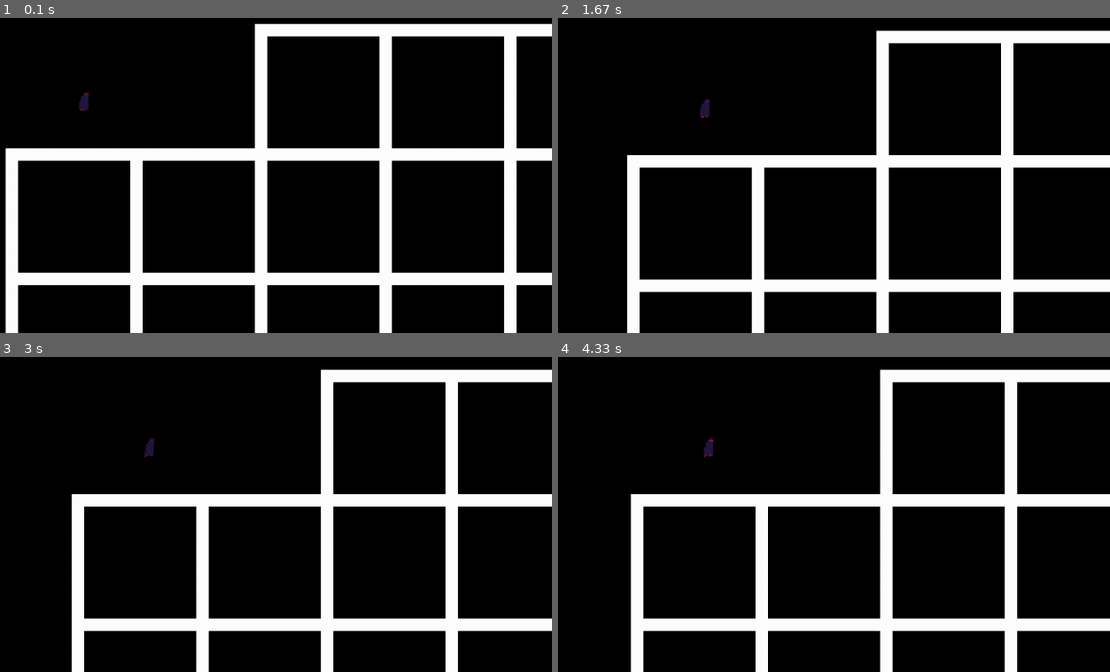
Above: before the commit, frames 1-4 (two rows, left to right).
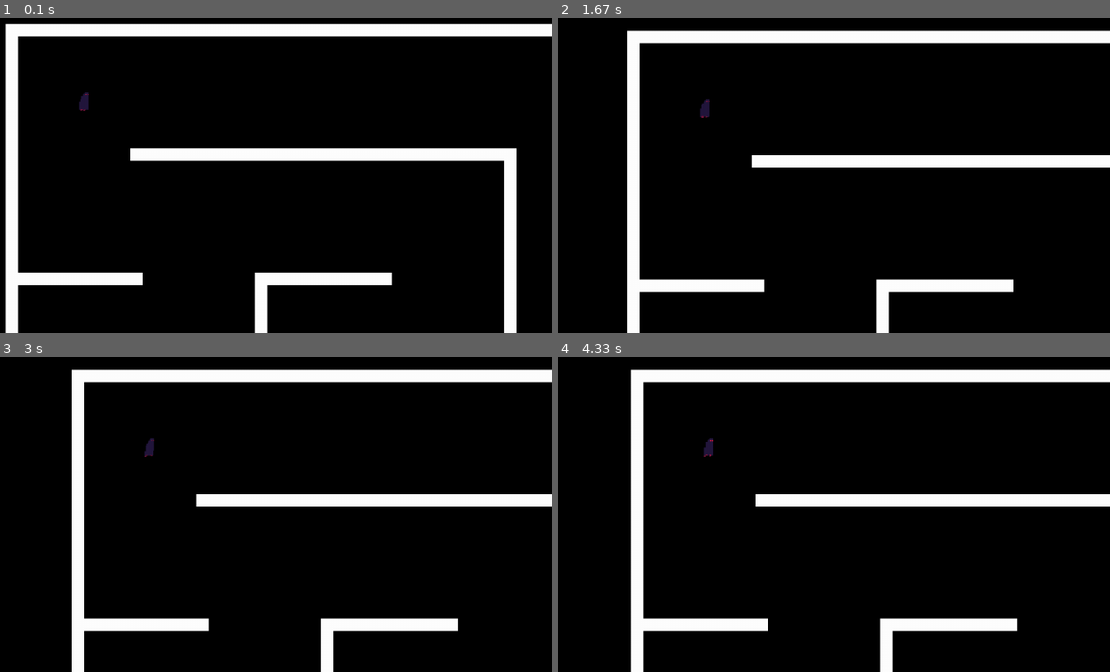
Above: after the commit, the same moments.

Repository: femboyv/laby
Game: pygame game, started from main.py
The game is run twice, just before and just after one commit, with the same random seed, the same clock (stepped at 60 frames per second) and the same inputs.
Inputs:
- Up to frame 1 (0.1 s): no input
- Up to frame 2 (1.67 s): tap Enter at 0.33 s
- Up to frame 3 (3 s): no input
- Up to frame 4 (4.33 s): no input

The runs differ from the first frame. In frame 1, 12% of the frame differs, in the area x 0-100%, y 1-100%; in frame 2, 10%; in frame 3, 10%; in frame 4, 10%.

Commit message:
modified:   main.py

Diff:
--- a/level_editor.py
+++ b/level_editor.py
@@ -91,3 +91,17 @@
 
 
 convert_script_to_world(script)
+
+
+def delete_multiple_elements_from_list(list: list, indexs: list) -> list:
+    for i, index in enumerate(indexs):
+        list.pop(index - i)
+    return list
+
+
+a_list = list(range(40))
+print(a_list)
+
+index_to_remove = [12, 20]
+
+print(delete_multiple_elements_from_list(a_list, index_to_remove))
--- a/main.py
+++ b/main.py
@@ -158,13 +158,15 @@
 
 
 class tile_class:
-    def __init__(self, coordinate: tuple, letter: str):
+    def __init__(self, coordinate: tuple, letter: str = "g", generated: bool = False):
         self.loaded = False
         self.coordinate = coordinate
+
         self.letter = letter
+
         self.murs = None
-        self.walls = None
-        self.generated = False
+        self.walls = self.get_walls_by_letter()
+        self.generated = generated
 
     def __str__(self):
         return f"{self.coordinate},{self.letter}"
@@ -173,13 +175,7 @@
         # repr and str are the same because repr is used in iterables (list) and str when it's only called once
         return str(self)
 
-    def loads(self):
-        if not self.loaded:
-            self.get_walls()
-            self.get_murs()
-            self.loaded = True
-
-    def get_walls(self) -> tuple:
+    def get_walls_by_letter(self) -> tuple:
         self.walls: tuple
         try:
             self.walls = letter_to_walls[self.letter]
@@ -192,7 +188,7 @@
 
         murs = []
         if self.walls == None:
-            self.get_walls()
+            self.get_walls_by_letter()
         for orientation in self.walls:
 
             match orientation:  # 0 is up and it's going counterclockwise (i think(i'm  actually pretty sure))
@@ -249,9 +245,7 @@
 
     def choose_random_valid_tile(self):
         not_generated_neighbour_tiles = self.get_not_generated_neighbour_tiles()
-        not_generated_neighbour_tiles_length = (
-            self.get_not_generated_neighbour_tiles().__len__()
-        )
+        not_generated_neighbour_tiles_length = not_generated_neighbour_tiles.__len__()
 
         if not_generated_neighbour_tiles_length == 0:
             return None
@@ -267,6 +261,7 @@
     def buldozer_to_tile(self, other_tile):
         tile = other_tile  # other_tile can't be recognized as tile_class
         tile: tile_class
+
         if tile in self.get_neighbour_tiles():
             self.destroy_wall(self.get_direction_to_tile(tile))
             tile.destroy_wall(get_opposite_wall(self.get_direction_to_tile(tile)))
@@ -278,7 +273,7 @@
         if self.walls is not None:
             list_self_walls = list(self.walls)
 
-            if wall in self.get_walls():
+            if wall in self.get_walls_by_letter():
                 list_self_walls.remove(wall)
 
             self.walls = tuple(list_self_walls)
@@ -314,6 +309,10 @@
             self.letter = "f"
         else:
             self.letter = walls_to_letter[self.walls]
+
+
+def get_emtpy_tile_class(coordinate):
+    return tile_class(coordinate, "f", True)
 
 
 # screen shit
@@ -589,9 +588,40 @@
 def souris_buldozering():
 
     tile_of_souris = get_tile_by_coordinate((0, 0))
-
-    tile_of_souris.buldozer_to_tile(get_tile_by_coordinate((1, 0)))
-    print(tile_of_souris.get_walls())
+    tile_of_souris: tile_class
+    tile_of_souris.generated = True
+    possible_tile_not_blocked = [tile_of_souris]
+    possible_tile_not_blocked: list[tile_class]
+
+    number_of_case = world_width_in_tile * world_height_in_tile
+
+    for _ in range(number_of_case):
+
+        tile_to_go = tile_of_souris.choose_random_valid_tile()
+        tile_to_go: tile_class
+
+        if tile_to_go is not None:  # not blocked ("normal")
+            if tile_to_go.get_not_generated_neighbour_tiles().__len__() > 1:
+                possible_tile_not_blocked.append(tile_to_go)
+
+        else:  # blocked
+
+            for i, tile_to_test in enumerate(possible_tile_not_blocked):
+
+                if tile_to_test.get_not_generated_neighbour_tiles().__len__() != 0:
+                    tile_of_souris = tile_to_test
+                    tile_to_go = tile_to_test.choose_random_valid_tile()
+                    possible_tile_not_blocked = possible_tile_not_blocked[i:]
+
+                    break
+
+            if tile_of_souris.get_not_generated_neighbour_tiles().__len__() == 1:
+                possible_tile_not_blocked.pop(0)
+            if tile_to_go is None:  # at end
+                break
+        tile_of_souris.buldozer_to_tile(tile_to_go)
+        tile_to_go.generated = True
+        tile_of_souris = tile_to_go
 
 
 def get_default_map(width: int = 50, height: int = 50):
@@ -610,6 +640,12 @@
 ### general function ###
 
 
+def delete_multiple_elements_from_list(list: list, indexs: list) -> list:
+    for i, index in enumerate(indexs):
+        list.pop(index - i)
+    return list
+
+
 def get_tile_by_coordinate(coordinate: tuple) -> tile_class:
     if coordinate[0] >= 0 and coordinate[1] >= 0:
         coordinate_in_map = int(coordinate[0] + coordinate[1] * world_width_in_tile)
@@ -619,14 +655,14 @@
             tile: tile_class
         except IndexError:
 
-            return tile_class(coordinate, "f")  # "f" for blank
+            return get_emtpy_tile_class(coordinate)
 
         if (  # when outside of the map
             coordinate[0] > world_width_in_tile - 1
             or coordinate[1] > world_height_in_tile - 1
         ):
 
-            return tile_class(coordinate, "f")  # "f" for blank
+            return get_emtpy_tile_class(coordinate)
 
         if tile.coordinate != coordinate:
             raise ValueError(
@@ -641,7 +677,7 @@
 
         return tile
     else:
-        return tile_class(coordinate, "f")
+        return get_emtpy_tile_class(coordinate)
 
 
 def get_all_point_in_rect(position_start: tuple, position_end: tuple):
